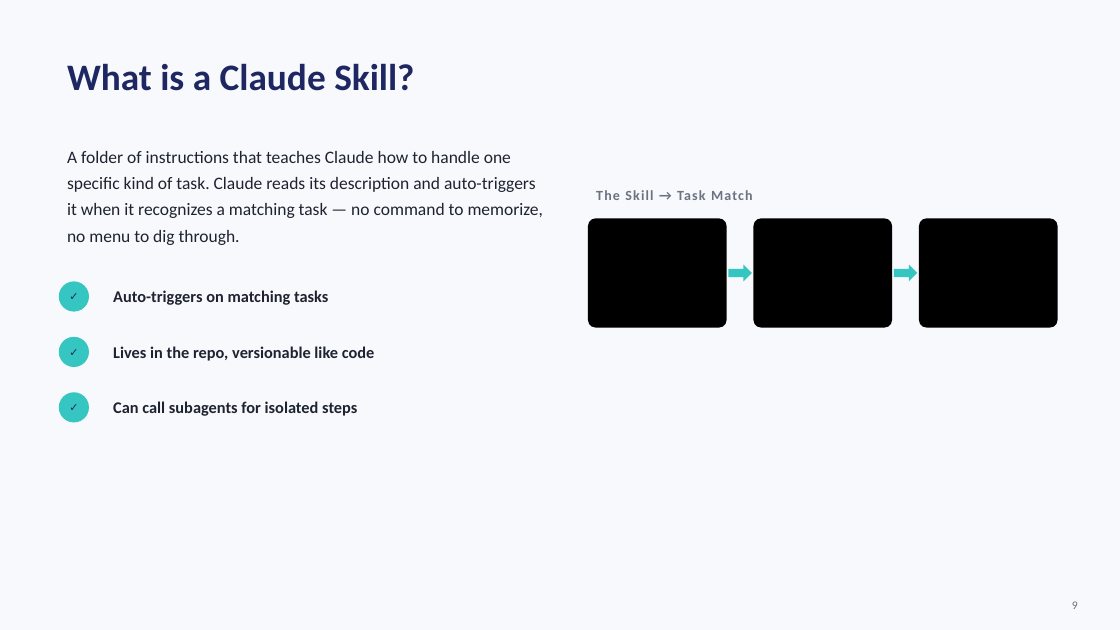
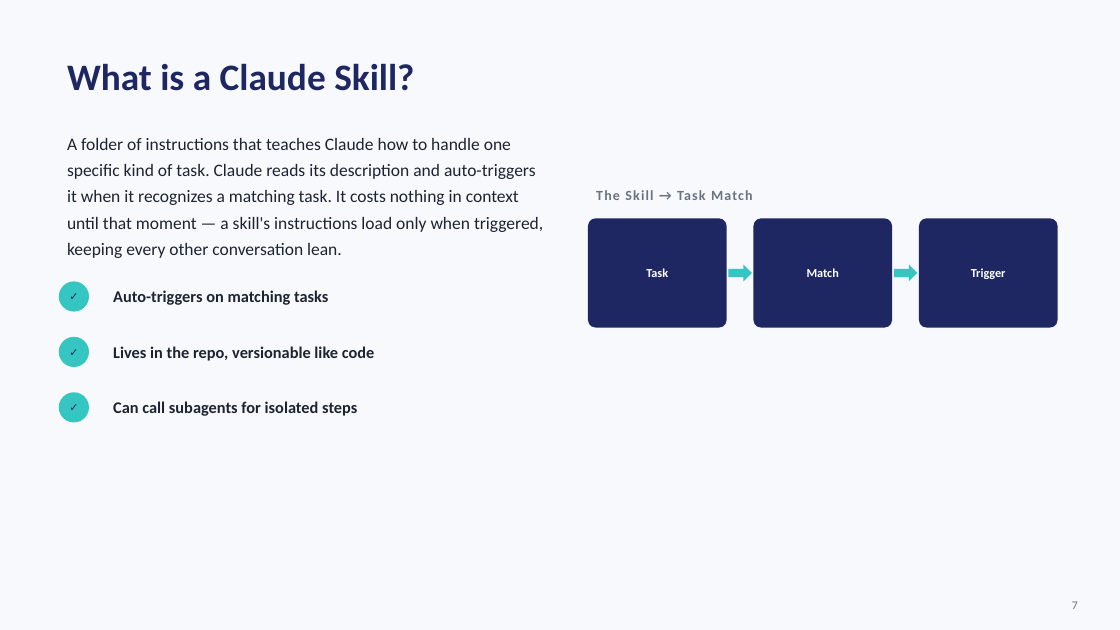
Before and after one commit to RedefineVishw/Demo-Project, a slide deck: slide 7 of ship-ticket-demo.pptx (slide 9 before the commit). Drawn at 1120x630 pixels with LibreOffice and Linux fonts; fonts in the diff are those of the drawing. Boxes give left, top, right and bottom in pixels: in the first picture for what was removed or moved away, otherwise in the second. Text is boxed around its words. In the diff, an @@ line names an element or a change of style, - is before the commit and + after.

```diff
--- a/ship-ticket-demo.pptx
+++ b/ship-ticket-demo.pptx
@@ text at (67,138,543,258): text changed @@
-A folder of instructions that teaches Claude how to handle one specific kind of task. Claude reads its description and auto-triggers it when it recognizes a matching task — no command to memorize, no menu to dig through.
+A folder of instructions that teaches Claude how to handle one specific kind of task. Claude reads its description and auto-triggers it when it recognizes a matching task. It costs nothing in context until that moment — a skill's instructions load only when triggered, keeping every other conversation lean.
@@ fill #000000 to #1E2761 in 3 elements at (588,218,727,328), (754,218,892,328), (919,218,1058,328) @@
@@ text added at (646,268,668,277), 10.5 pt, text #FFFFFF, bold @@
+Task
@@ text added at (807,268,839,277), 10.5 pt, text #FFFFFF, bold @@
+Match
@@ text added at (971,268,1006,279), 10.5 pt, text #FFFFFF, bold @@
+Trigger
@@ text at (1072,601,1078,609): text changed @@
-9
+7
```
Also in this commit, not shown: 14 other slides changed, 5 slides added, 2 slides removed, 5 other files.
